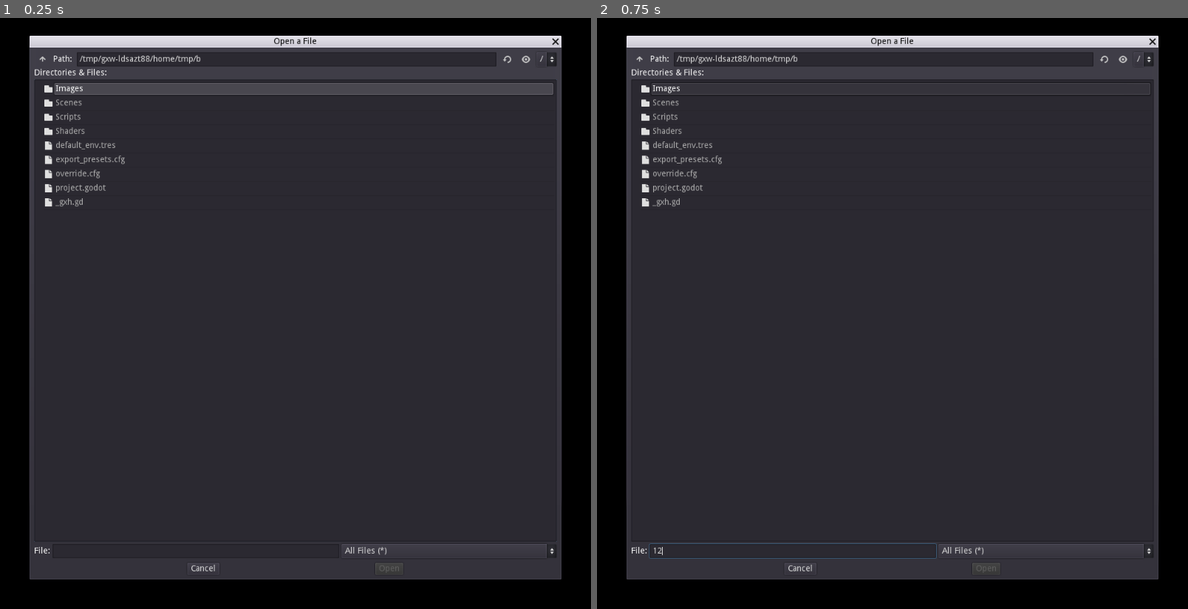
Above: before the commit, frames 1-2 (left to right).
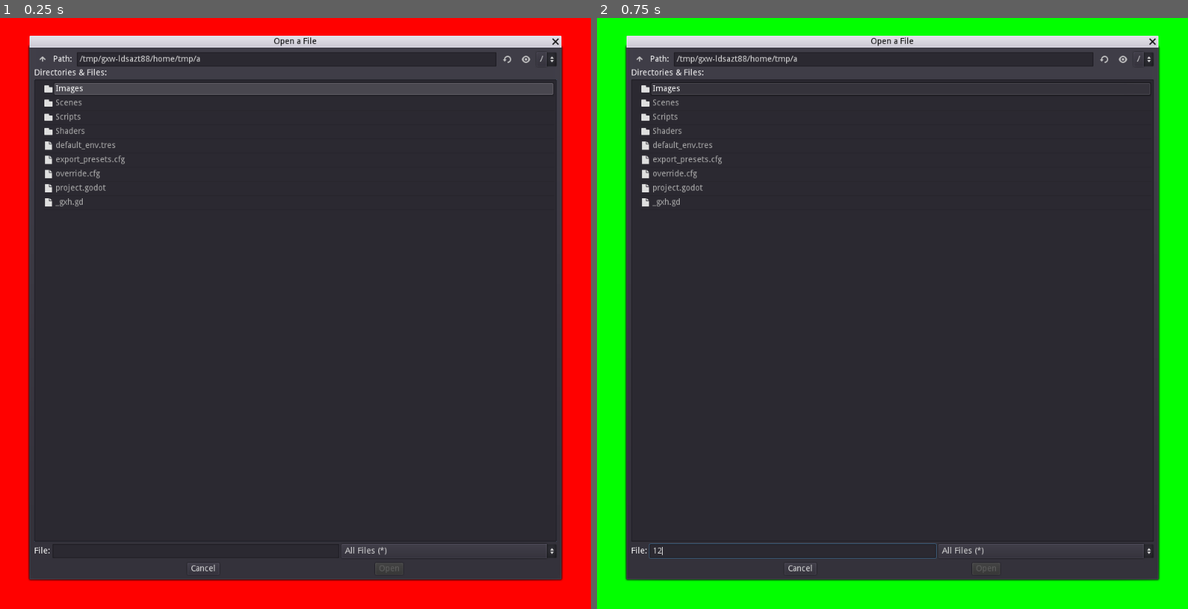
Above: after the commit, the same moments.

Repository: SurvivalistRedo/Image-Project-G_v.3.3.3
Game: Godot game, scene res://Scenes/world.tscn
The game is run twice, just before and just after one commit, with the same random seed, the same clock (stepped at 60 frames per second) and the same inputs.
Inputs (mouse positions are in pixels of both pictures, inside the frame that each line leads up to):
- Up to frame 1 (0.25 s): no input
- Up to frame 2 (0.75 s): click (792, 549) at 0.52 s; type "12" at 0.6 s

The runs differ from the first frame. In frame 1, 17% of the frame differs, in the area x 0-100%, y 0-100%; in frame 2, 17%.

Commit message:
commit to preserve good image result
also first commit to be made after having tried sin as the activation function to surprising results

Diff:
--- a/Scenes/world.tscn
+++ b/Scenes/world.tscn
@@ -9,7 +9,6 @@
 script = ExtResource( 2 )
 
 [node name="ColorRect" type="ColorRect" parent="."]
-visible = false
 margin_right = 1000.0
 margin_bottom = 1000.0
 script = ExtResource( 4 )
--- a/Scripts/Global.gd
+++ b/Scripts/Global.gd
@@ -1,8 +1,8 @@
 extends Node
 
-var multRange = 1
-var biasRange = 1
+var multRange = 0
+var biasRange = 0
 
 var scoreFunction = 0
-var Iterations = 250
-var currentIteration = 250
+var Iterations = 1000
+var currentIteration = 1000
--- a/Scripts/Neural_Network.gd
+++ b/Scripts/Neural_Network.gd
@@ -74,7 +74,7 @@
 	var sum = 0
 	for pn in range(0,inputs.size()):
 		sum += inputs[pn] * node[0][pn]
-	return Sigmoid(sum+node[1],1)
+	return sin(sum+node[1])
 func processOutputs():
 	# f(x) = x * node[multiplier]
 	# g(i) = sum of f(previousLayersOutputs[i]) + node[bias]
@@ -151,6 +151,8 @@
 
 			networkArray[l][n][0] = pairArrayAdd(networkArray[l][n][0],nMASB.duplicate(true))
 			networkArray[l][n][1] = networkArray[l][n][1] + nBSB
+func signFlipNetParametersStep():
+	pass
 func ReverseLastNetParametersRandomStep():
 	if NAS_nPS_H.size()-1 < 0:
 		push_error("NAS_nPS_H.size()-1 < 0")
--- a/Scripts/Nimage.gd
+++ b/Scripts/Nimage.gd
@@ -7,7 +7,7 @@
 var record = 0
 var eRecord = 0
 
-var resolution = 20
+var resolution = 100
 var graph_size = 5
 
 var x = false
@@ -26,7 +26,7 @@
 	InputHandler = Input_Handler.new()
 	ImageHandler = Image_Handler.new()
 	NeuralNet = Neural_Network.new()
-	NeuralNet.initialize(2,[50,25,10,3])
+	NeuralNet.initialize(2,[50,10,10,10,3])
 
 func _process(_delta):
 	InputHandler.selector()
Binary file changed: Images/aaa.png
